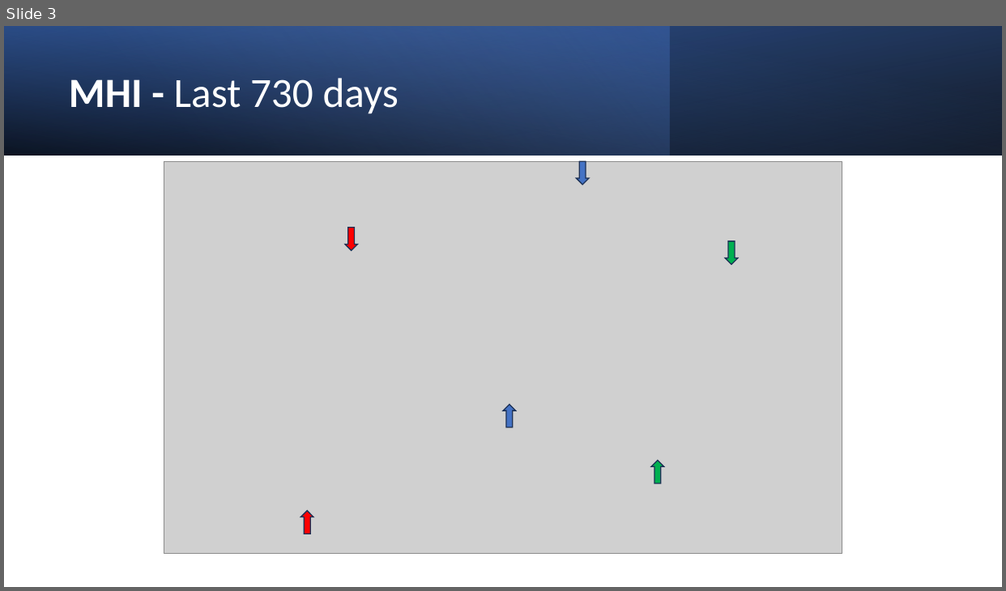
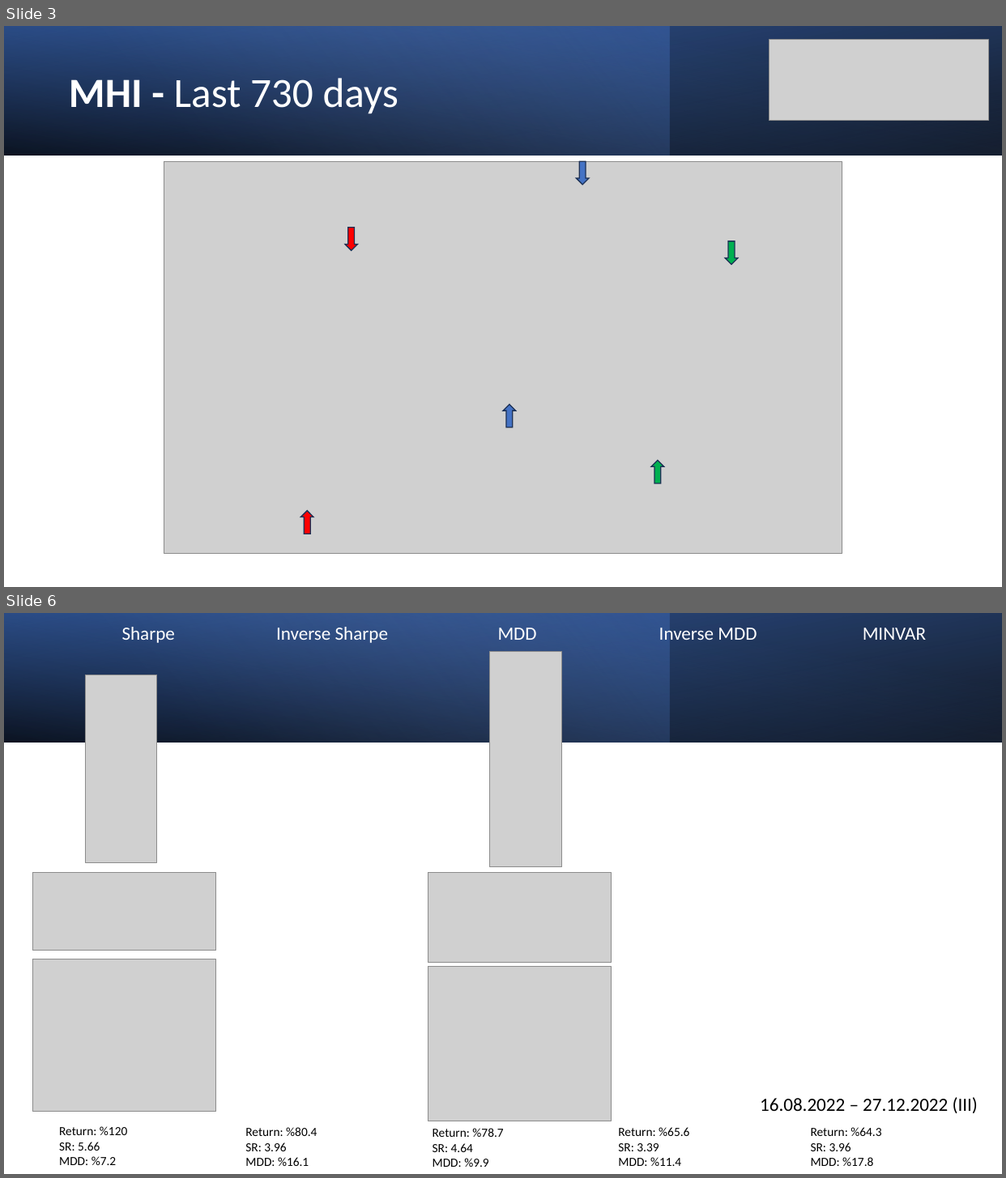
Before and after one commit to MarkovMarkowitz/MarkovMarkowitz, a slide deck: INVESTOR PRESENTATIONS/Investor Presentation v1.pptx. Shown one above the other, each under a label of ours: slide 3 before the commit, slides 3 and 6 after it; the slides between them are not shown. The pictures are 1006x591 and 1006x1178 pixels, drawn with LibreOffice and Linux fonts; fonts in the diff are those of the drawing; grey boxes stand for pictures. Boxes give left, top, right and bottom in pixels: in the first picture for what was removed or moved away, otherwise in the second. Text is boxed around its words. In the diff, an @@ line names an element or a change of style, - is before the commit and + after.

```diff
--- a/INVESTOR PRESENTATIONS/Investor Presentation v1.pptx
+++ b/INVESTOR PRESENTATIONS/Investor Presentation v1.pptx
@@ slide 6 added at (4,613,1002,1174), background #FFFFFF @@
@@ rectangle added at (4,613,1002,742), fill gradient #000000 to #2F5597 @@
@@ rectangle added at (4,613,670,742), fill gradient #4472C4 to #8FAADC @@
@@ rectangle added at (4,613,1002,742), fill gradient #000000 to #4472C4 @@
@@ text added at (122,627,926,643), 18 pt, text #FFFFFF @@
+Sharpe Inverse Sharpe MDD Inverse MDD MINVAR
@@ picture added at (489,652,562,867) @@
@@ picture added at (85,675,157,863) @@
@@ picture added at (33,873,216,951) @@
@@ picture added at (428,873,612,964) @@
@@ picture added at (33,960,216,1112) @@
@@ picture added at (428,967,612,1122) @@
@@ text added at (760,1097,978,1114), 18 pt, text #000000 @@
+16.08.2022 – 27.12.2022 (III)
@@ text added at (59,1127,127,1165), 12 pt, text #000000 @@
+Return: %120
+SR: 5.66
+MDD: %7.2
@@ text added at (245,1127,317,1166), 12 pt, text #000000 @@
+Return: %80.4
+SR: 3.96
+MDD: %16.1
@@ text added at (432,1128,503,1167), 12 pt, text #000000 @@
+Return: %78.7
+SR: 4.64
+MDD: %9.9
@@ text added at (618,1127,689,1166), 12 pt, text #000000 @@
+Return: %65.6
+SR: 3.39
+MDD: %11.4
@@ text added at (811,1127,881,1166), 12 pt, text #000000 @@
+Return: %64.3
+SR: 3.96
+MDD: %17.8
@@ slide 3 changed as well @@
@@ picture added at (769,40,989,120) @@
```
Also in this commit, not shown: 3 other slides changed, 6 other slides added, 2 other files.
